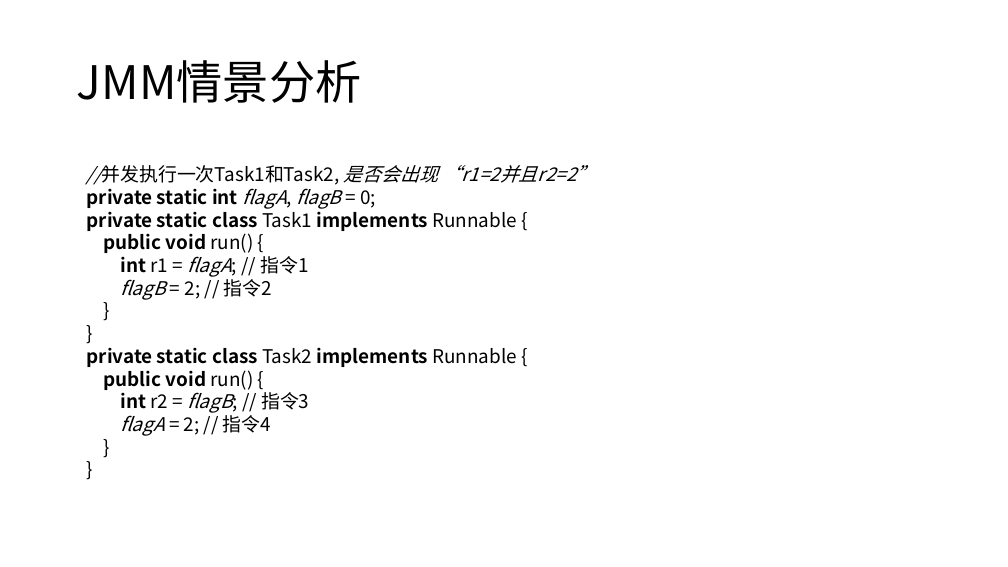
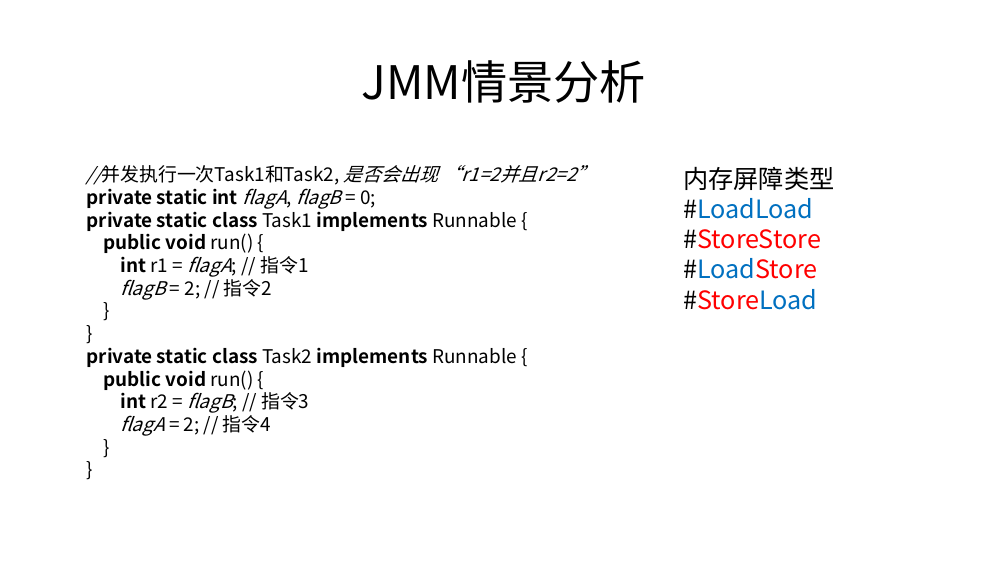
Before and after one commit to cncounter/translation, a slide deck: slide 4 of tiemao_2019/25_jvm_toc/03.JMM与线程安全.pptx. Drawn at 1008x567 pixels with LibreOffice and Linux fonts; fonts in the diff are those of the drawing. Boxes give left, top, right and bottom in pixels: in the first picture for what was removed or moved away, otherwise in the second. Text is boxed around its words. In the diff, an @@ line names an element or a change of style, - is before the commit and + after.

```diff
--- a/tiemao_2019/25_jvm_toc/03.JMM与线程安全.pptx
+++ b/tiemao_2019/25_jvm_toc/03.JMM与线程安全.pptx
@@ title "JMM情景分析" at (362, 60, 647, 103): alignment left to centre @@
@@ text added at (683, 166, 834, 310), 24 pt, text #FF0000 @@
+内存屏障类型
+#LoadLoad
+#StoreStore
+#LoadStore
+#StoreLoad
```
Also in this commit, not shown: 10 other slides changed, 1 slide added, 3 other files.
